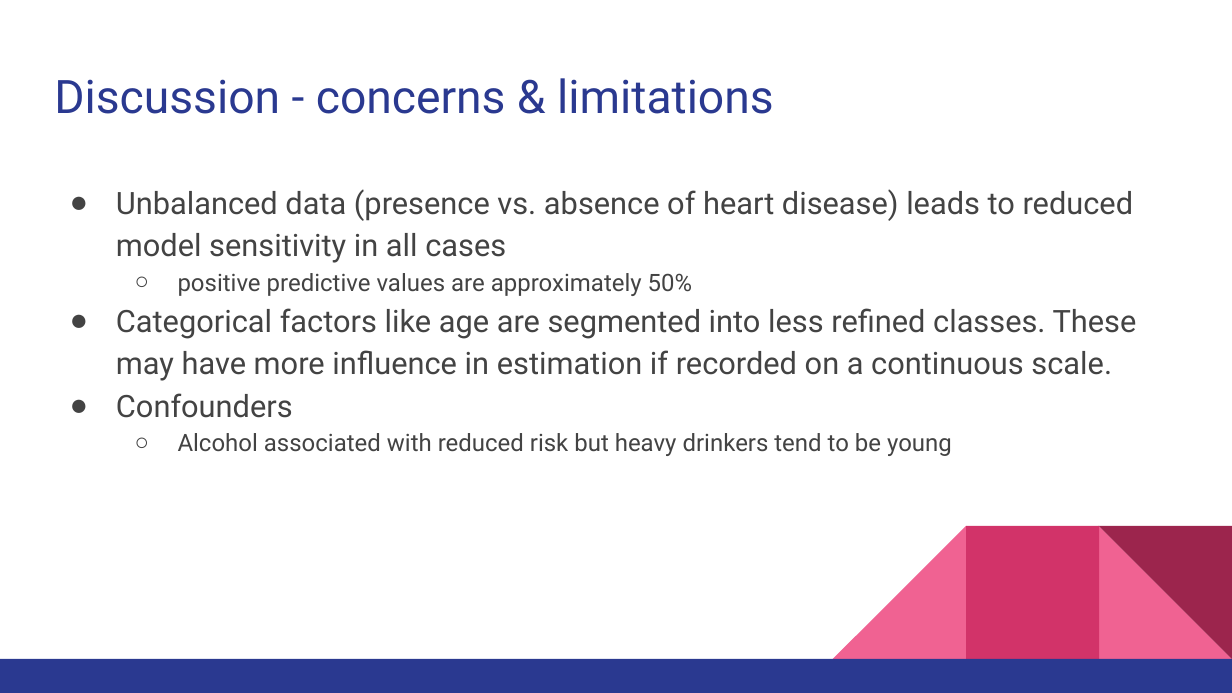
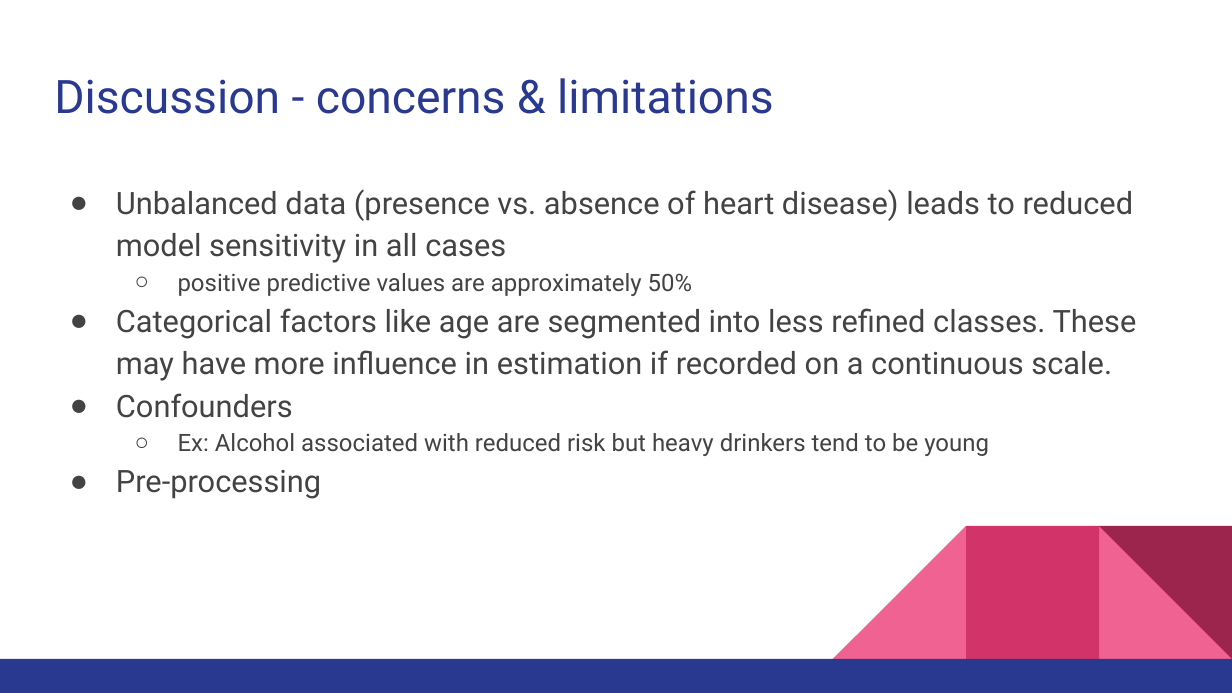
Before and after one commit to eunchong0204/bios735_group2, a slide deck: slide 37 of reports/Presentations/BIOS735_Group2_Presentation(4_27).pptx (slide 38 before the commit). Drawn at 1232x693 pixels with LibreOffice and Linux fonts; fonts in the diff are those of the drawing. Boxes give left, top, right and bottom in pixels: in the first picture for what was removed or moved away, otherwise in the second. Text is boxed around its words. In the diff, an @@ line names an element or a change of style, - is before the commit and + after.

```diff
--- a/reports/Presentations/BIOS735_Group2_Presentation(4_27).pptx
+++ b/reports/Presentations/BIOS735_Group2_Presentation(4_27).pptx
@@ text at [116, 433, 989, 499]: text changed @@
-  ○ Alcohol associated with reduced risk but heavy drinkers tend to be young
+  ○ Ex: Alcohol associated with reduced risk but heavy drinkers tend to be young
+● Pre-processing
```
Also in this commit, not shown: 12 other slides changed, 3 slides added, 3 slides removed, 2 other files.
